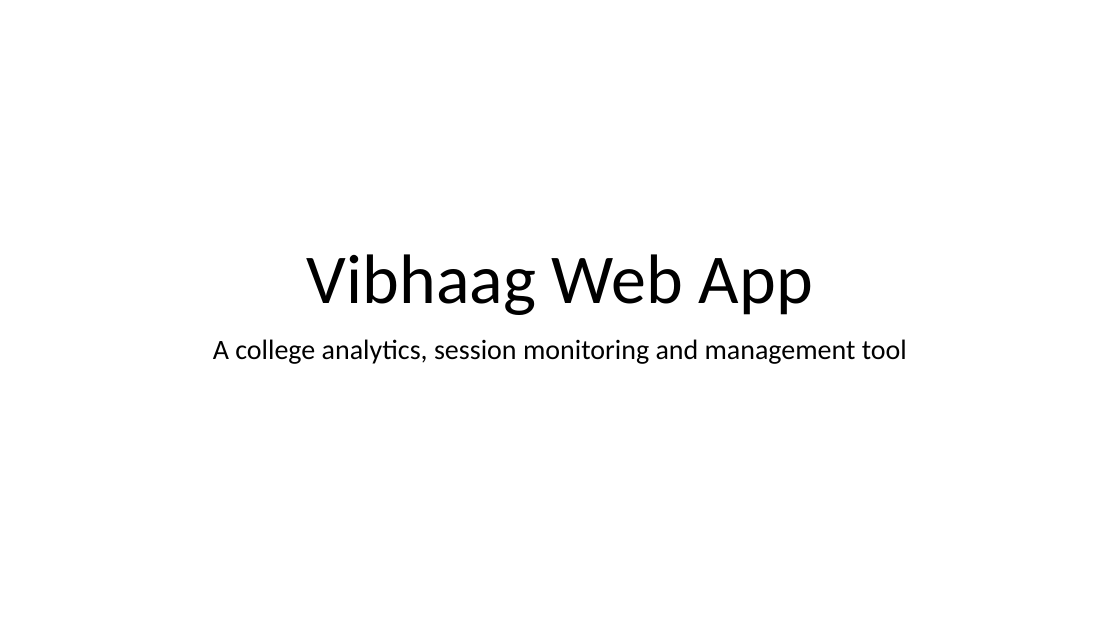
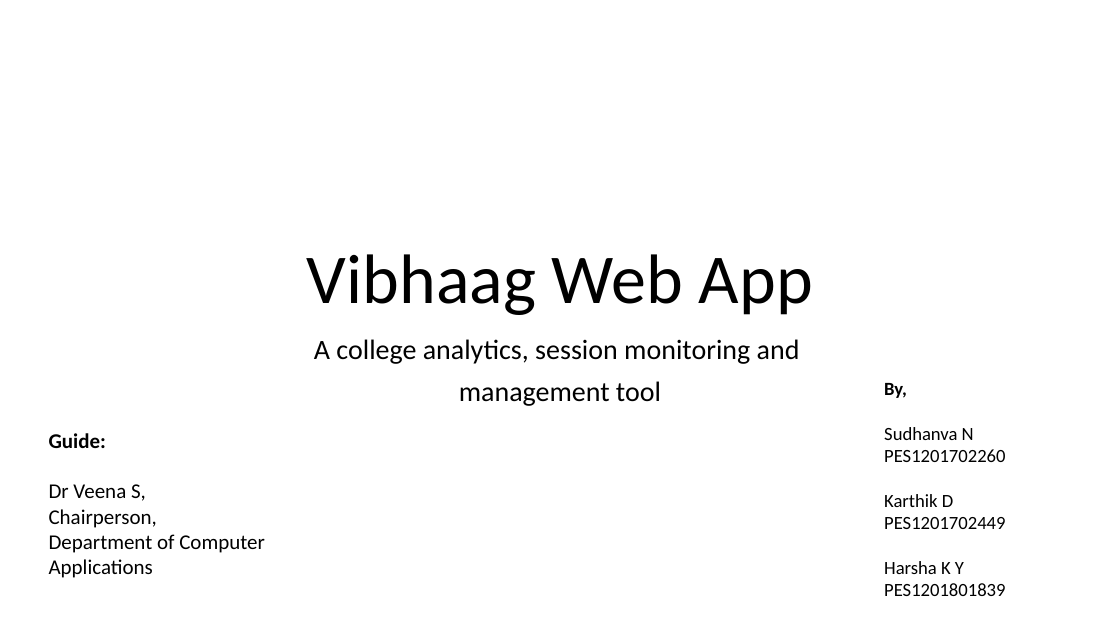
Before and after one commit to pesumca/vibhaag, a slide deck: slide 1 of docs/Vibhaag - First Presentation.pptx. Drawn at 1120x630 pixels with LibreOffice and Linux fonts; fonts in the diff are those of the drawing. Boxes give left, top, right and bottom in pixels: in the first picture for what was removed or moved away, otherwise in the second. Text is boxed around its words. In the diff, an @@ line names an element or a change of style, - is before the commit and + after.

```diff
--- a/docs/Vibhaag - First Presentation.pptx
+++ b/docs/Vibhaag - First Presentation.pptx
@@ subtitle at bbox=[314, 339, 800, 406]: text changed @@
-A college analytics, session monitoring and management tool
+A college analytics, session monitoring and
+management tool
@@ text added at bbox=[884, 383, 1005, 596], 16 pt, text #000000 @@
+By,
+Sudhanva N
+PES1201702260
+Karthik D
+PES1201702449
+Harsha K Y
+PES1201801839
@@ text added at bbox=[49, 433, 265, 578], 18 pt, text #000000 @@
+Guide:
+Dr Veena S,
+Chairperson,
+Department of Computer
+Applications
```
Also in this commit, not shown: 2 other files.
